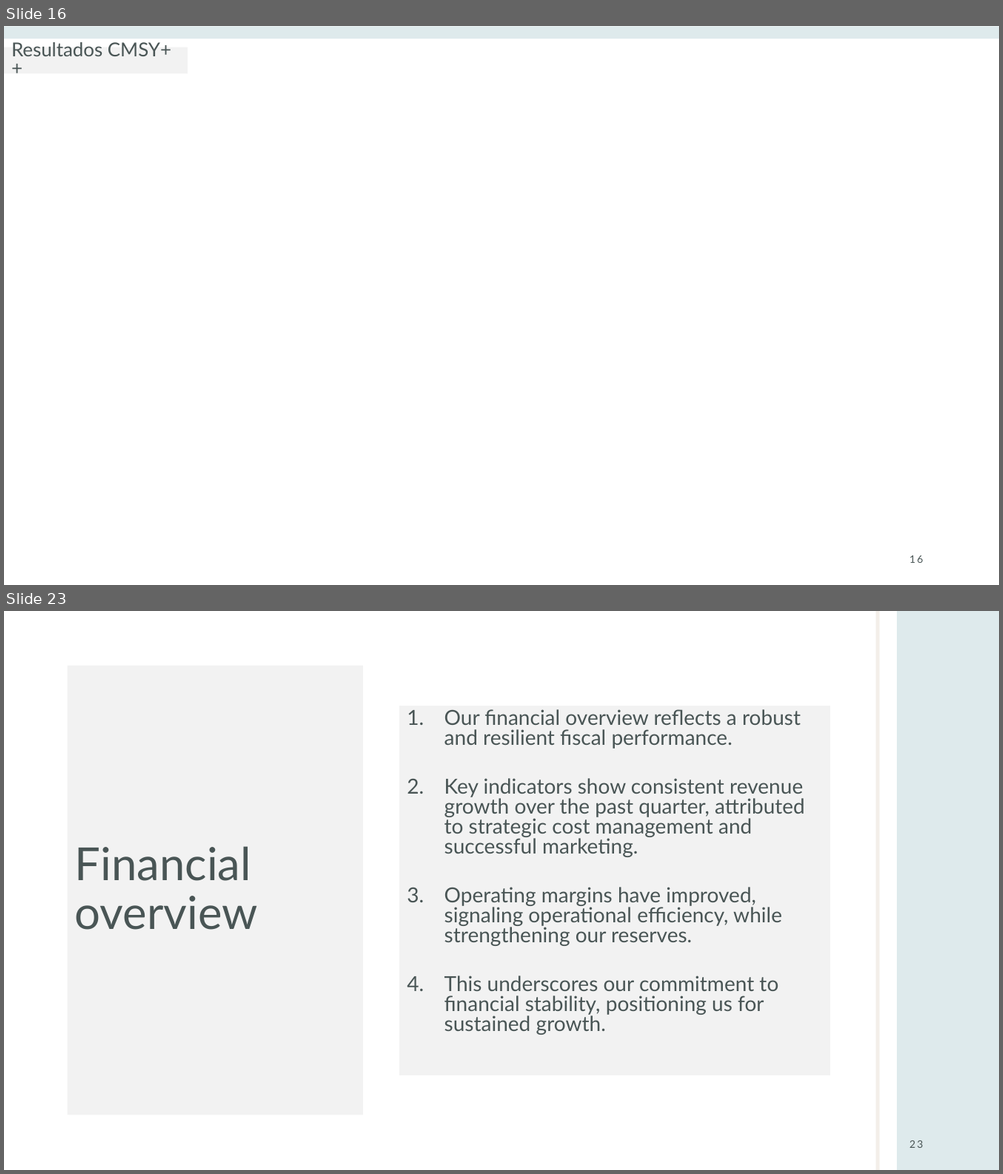
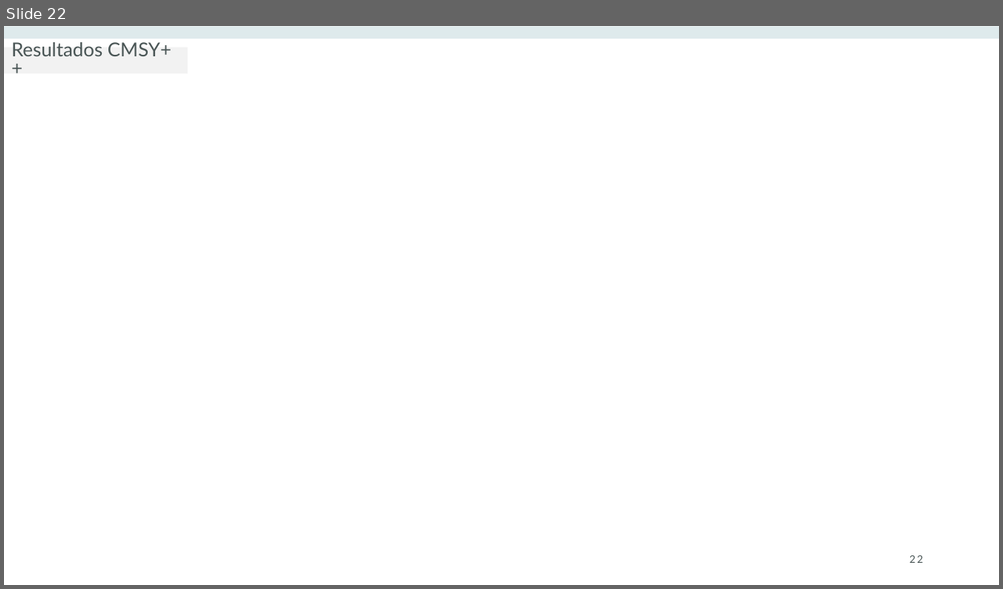
Before and after one commit to lucazsilva/Cabo-Verde---Stock-Assessment, a slide deck: Catch models/Avaliação da Cavala (Decapterus macarellus).pptx. Shown one above the other, each under a label of ours: slides 16 and 23 before the commit, slide 22 after it; the slides between them are not shown. The pictures are 1003x1174 and 1003x589 pixels, drawn with LibreOffice and Linux fonts; fonts in the diff are those of the drawing; background and template pictures are left out. Boxes give left, top, right and bottom in pixels: in the first picture for what was removed or moved away, otherwise in the second. Text is boxed around its words. In the diff, an @@ line names an element or a change of style, - is before the commit and + after.

```diff
--- a/Catch models/Avaliação da Cavala (Decapterus macarellus).pptx
+++ b/Catch models/Avaliação da Cavala (Decapterus macarellus).pptx
@@ slide 23 removed at [4,611,999,1170], background #FFFFFF @@
@@ rectangle removed at [876,611,879,1170] @@
@@ rectangle removed at [897,611,999,1170] @@
@@ title removed at [68,666,363,1116] @@
-Financial overview
@@ text removed at [399,706,830,1076] @@
-1. Our financial overview reflects a robust and resilient fiscal performance.
-2. Key indicators show consistent revenue growth over the past quarter, attributed to strategic cost management and successful marketing.
-3. Operating margins have improved, signaling operational efficiency, while strengthening our reserves.
-4. This underscores our commitment to financial stability, positioning us for sustained growth.
@@ page number removed at [909,1141,922,1148] @@
-23
@@ what was slide 16 is now slide 22 @@
@@ page number at [909,556,922,563]: text changed @@
-16
+22
```
Also in this commit, not shown: 7 slides changed, 10 slides added, 11 other slides removed, 2 other files.
